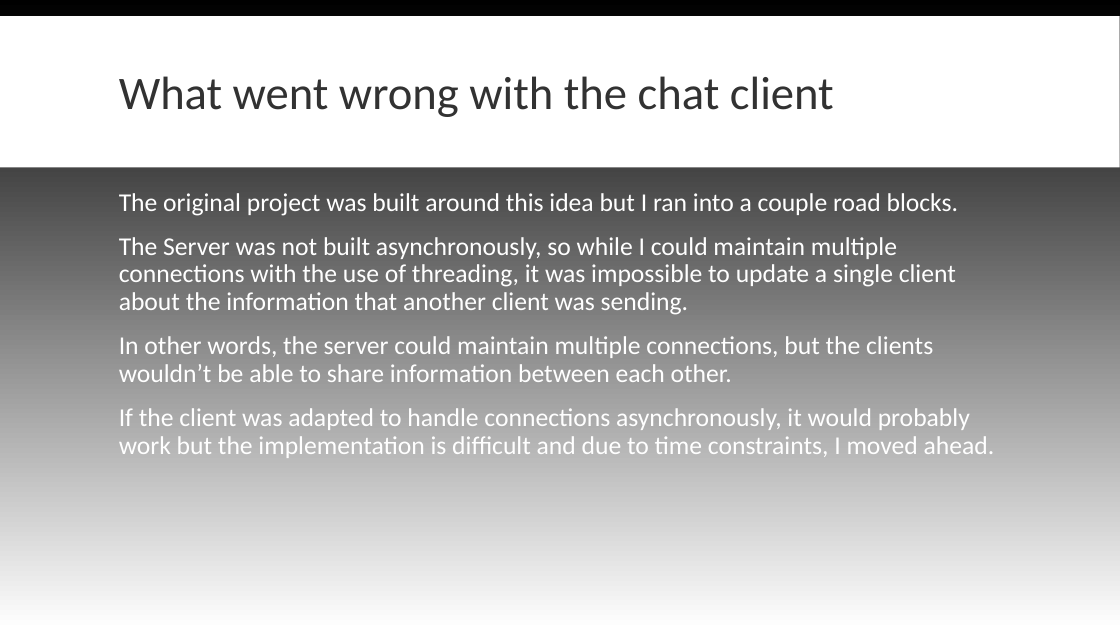
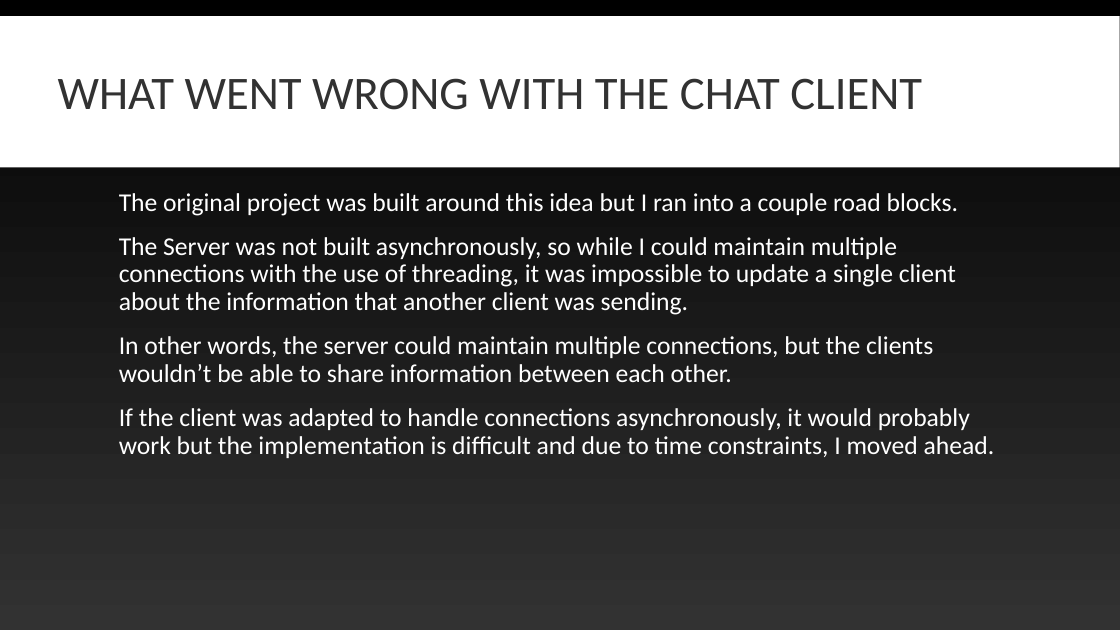
Before and after one commit to Blankpanda/chat_client, a slide deck: slide 26 of powerpoint/resources/Final Presentation Caleb Ellis.ppt. Drawn at 1120x630 pixels with LibreOffice and Linux fonts; fonts in the diff are those of the drawing. Boxes give left, top, right and bottom in pixels: in the first picture for what was removed or moved away, otherwise in the second. Text is boxed around its words. In the diff, an @@ line names an element or a change of style, - is before the commit and + after.

```diff
--- a/powerpoint/resources/Final Presentation Caleb Ellis.ppt
+++ b/powerpoint/resources/Final Presentation Caleb Ellis.ppt
@@ background gradient #000000 to #FFFFFF to gradient #000000 to #323232 @@
@@ title at (58,78,922,110): text changed @@
-What went wrong with the chat client
+WHAT WENT WRONG WITH THE CHAT CLIENT
```
Also in this commit, not shown: 36 other slides changed, 2 slides added, 2 slides removed, 4 other files.
